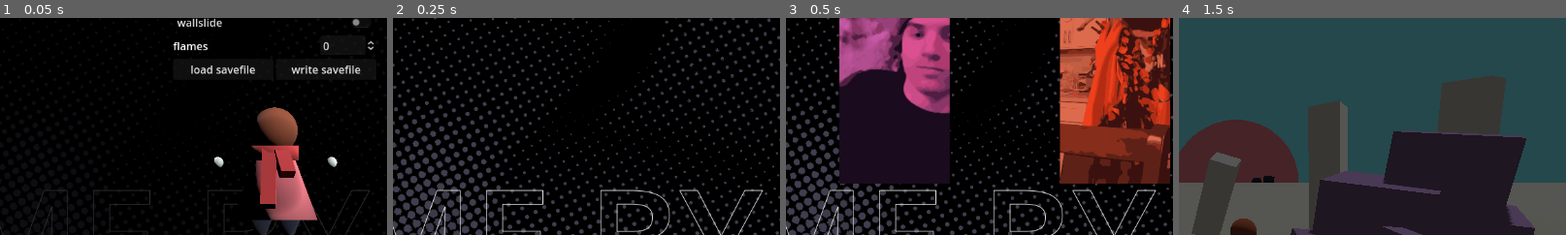
Above: before the commit, frames 1-4 (left to right).
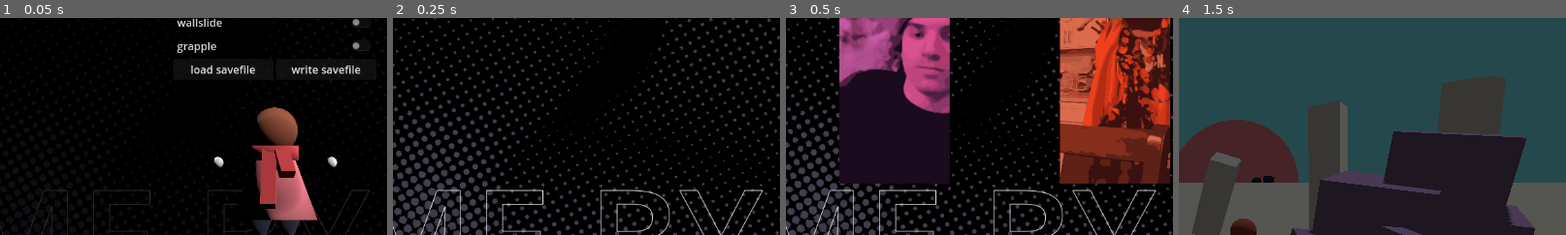
Above: after the commit, the same moments.

Repository: PillarQuestionMark/PillarQuestionMarkGame
Game: Godot game, scene res://Scenes/screens/photo_splash_screen/photo_splash_screen.tscn
The game is run twice, just before and just after one commit, with the same random seed, the same clock (stepped at 60 frames per second) and the same inputs. Sound files missing from this copy of the repository are replaced by a short silence.
Inputs (mouse positions are % of the whole screen's width and height, from its top left):
- Up to frame 1 (0.05 s): no input
- Up to frame 2 (0.25 s): no input
- Up to frame 3 (0.5 s): no input
- Up to frame 4 (1.5 s): tap Enter (ui_accept) at 0.5, 1.25 s; move the mouse to (72, 45) at 0.52 s; hold D (move_right) 0.53-1.25 s; hold Q (grapple) 0.53-1.25 s; click (72, 45) at 0.67 s; tap Space (jump) at 0.77 s; drag from (30, 55) to (45, 70) at 1.27 s
The pictures show only the part of the screen within x 50-100%, y 0-50%; the shares and areas given below are measured in that part.

The runs differ from the first frame. In frame 1, 0.4% of the frame differs, in the area x 44-97%, y 10-17%; in frame 2, nothing differs; in frame 3, nothing differs; in frame 4, nothing differs.

Commit message:
added grapple to dev console
added grapple to dev console

Diff:
--- a/Scenes/screens/dev_console_screen/dev_console_screen.gd
+++ b/Scenes/screens/dev_console_screen/dev_console_screen.gd
@@ -140,6 +140,9 @@
 func _on_wall_slide_unlock_toggled(toggled_on: bool) -> void:
 	PlayerData.data["wall_slide_unlocked"] = toggled_on
 
+func _on_grapple_unlock_toggled(toggled_on: bool) -> void:
+	PlayerData.data["grapple_unlocked"] = toggled_on
+
 func _on_console_input_text_submitted(text: String) -> void:
 	console_input.text = ""
 
--- a/Scenes/screens/dev_console_screen/dev_console_screen.tscn
+++ b/Scenes/screens/dev_console_screen/dev_console_screen.tscn
@@ -160,7 +160,14 @@
 layout_mode = 2
 text = "wallslide"
 
+[node name="Grapple" type="CheckButton" parent="PanelContainer/MarginContainer/HBoxContainer/VBoxContainer2/PlayerControls"]
+unique_name_in_owner = true
+layout_mode = 2
+text = "grapple
+"
+
 [node name="HBoxContainer" type="HBoxContainer" parent="PanelContainer/MarginContainer/HBoxContainer/VBoxContainer2/PlayerControls"]
+visible = false
 layout_mode = 2
 
 [node name="FlamesLabel" type="Label" parent="PanelContainer/MarginContainer/HBoxContainer/VBoxContainer2/PlayerControls/HBoxContainer"]
@@ -242,6 +249,7 @@
 [connection signal="toggled" from="PanelContainer/MarginContainer/HBoxContainer/VBoxContainer2/PlayerControls/DashUnlock" to="." method="_on_dash_unlock_toggled"]
 [connection signal="toggled" from="PanelContainer/MarginContainer/HBoxContainer/VBoxContainer2/PlayerControls/SlamUnlock" to="." method="_on_slam_unlock_toggled"]
 [connection signal="toggled" from="PanelContainer/MarginContainer/HBoxContainer/VBoxContainer2/PlayerControls/WallSlideUnlock" to="." method="_on_wall_slide_unlock_toggled"]
+[connection signal="toggled" from="PanelContainer/MarginContainer/HBoxContainer/VBoxContainer2/PlayerControls/Grapple" to="." method="_on_grapple_unlock_toggled"]
 [connection signal="value_changed" from="PanelContainer/MarginContainer/HBoxContainer/VBoxContainer2/PlayerControls/HBoxContainer/Flames" to="." method="_on_flames_value_changed"]
 [connection signal="pressed" from="PanelContainer/MarginContainer/HBoxContainer/VBoxContainer2/PlayerControls/HBoxContainer2/LoadSavefile" to="." method="_on_load_savefile_pressed"]
 [connection signal="pressed" from="PanelContainer/MarginContainer/HBoxContainer/VBoxContainer2/PlayerControls/HBoxContainer2/WriteSaveFile" to="." method="_on_write_save_file_pressed"]
